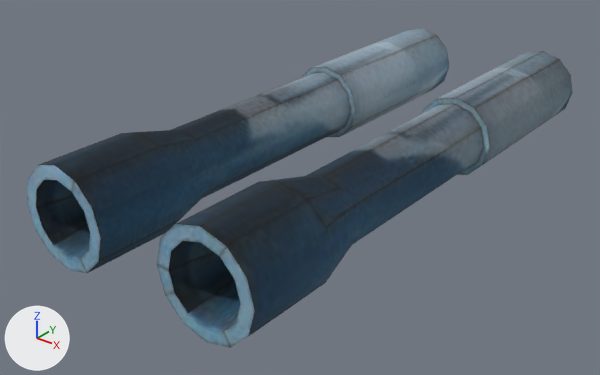
Two versions of the OBJ model assets/HoverBlaster/models/manualgun_barrels.obj, one commit apart.
Rendered twice from a 50 mm lens placed at (14.13, -22.27, 10.13), pointed at (-0.69, -3.75, -1.35). Arrows for +X, +Y and +Z are at lower left; the lights stay in place. Where no turn or scale is listed for an object, it has been applied to the vertices.

The scene before the commit, as lines of its bpy script (objects in view):
```python
mat_wire_006135113 = principled_material('wire_006135113')
mat_wire_006135113.texture = img_manualgun_jpg
mat_wire_006135113.roughness = 1.0
me_manualgun_barrels = bpy.data.meshes.new('manualgun_barrels')
me_manualgun_barrels.from_pydata(...)  # 192 vertices, 376 faces; spans x -4.1..4.1, y -11.2..6.5, z -1.5..1.5
me_manualgun_barrels.materials.append(mat_wire_006135113)  # picture img_manualgun_jpg
ob_manualgun_barrels = bpy.data.objects.new('manualgun_barrels', me_manualgun_barrels)
ob_manualgun_barrels.location = (0.0, 0.0, 0.0)
```
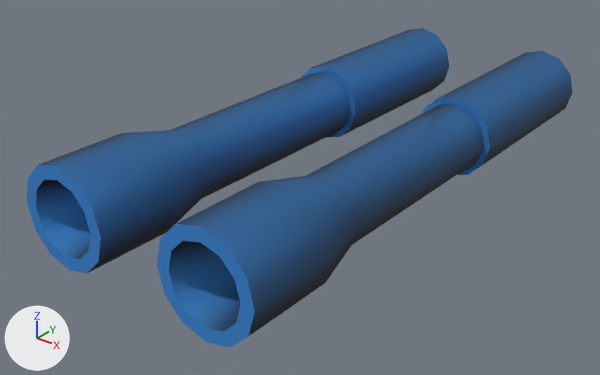
The newer file is also turned or shifted as a whole; pictures and numbers use the older file's frame.

Changed parts and their boxes (x1, y1, x2, y2) in the pictures (600 x 375 px):
'manualgun_barrels', surface changed
    both: (27, 28, 573, 348)

Diff of the bpy script that builds the scene:
```diff
--- a/assets/HoverBlaster/models/manualgun_barrels.obj.py
+++ b/assets/HoverBlaster/models/manualgun_barrels.obj.py
@@ img_gunbarrelscomplete_png @@
+img_gunbarrelscomplete_png = load_image('gunBarrelsComplete.png', 'maps/gunBarrelsComplete.png', 512, 512, 'sRGB')
@@ mat_wire_006135113 @@
 mat_wire_006135113 = principled_material('wire_006135113')
-mat_wire_006135113.texture = img_manualgun_jpg
-mat_wire_006135113.roughness = 1.0
+mat_wire_006135113.texture = img_gunbarrelscomplete_png
+mat_wire_006135113.roughness = 0.821
@@ me_manualgun_barrels @@
 me_manualgun_barrels.from_pydata(...)  # 192 vertices, 376 faces; spans x -4.1..4.1, y -11.2..6.5, z -1.5..1.5
 # used by ob_manualgun_barrels; location = (0.0, 0.0, 0.0)
+# me_manualgun_barrels part 1: texture (UV) coordinates of 376 of 376 faces, centred in x -4.0..4.0, y -11.2..6.5, z -1.5..1.5, changed; they spanned u 0.02..0.55, v 0.02..0.55 and now span u 0.02..0.98, v 0.02..0.97
 me_manualgun_barrels.materials.append(mat_wire_006135113)
```
